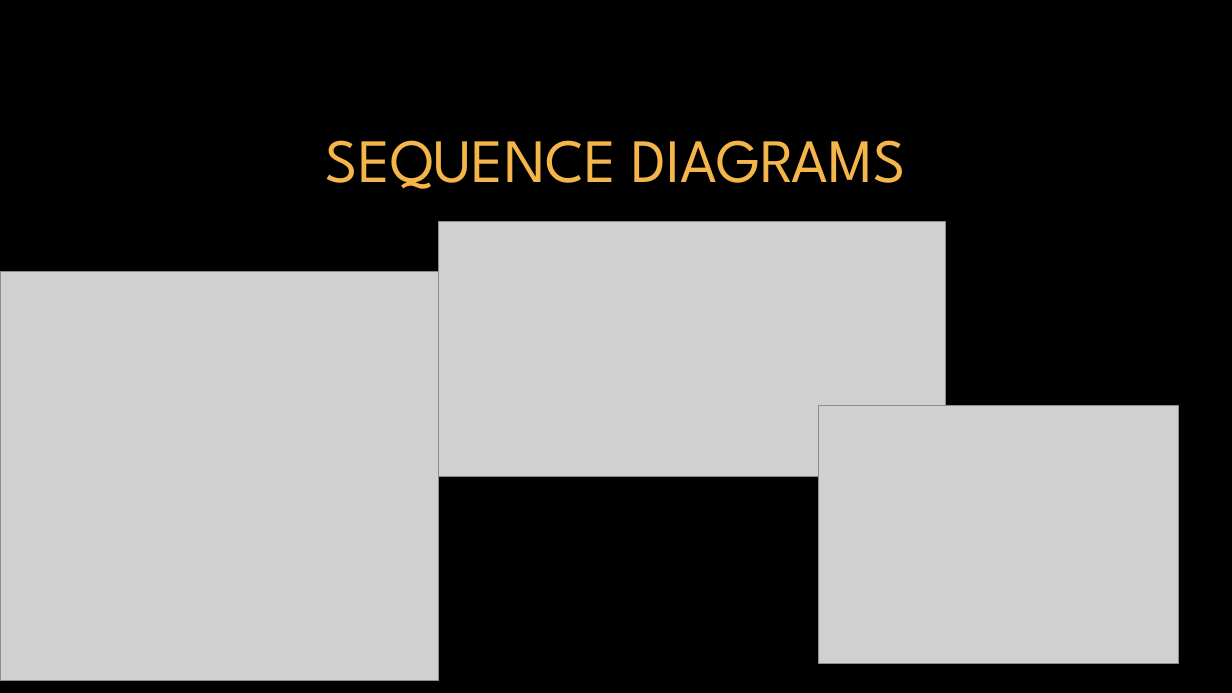
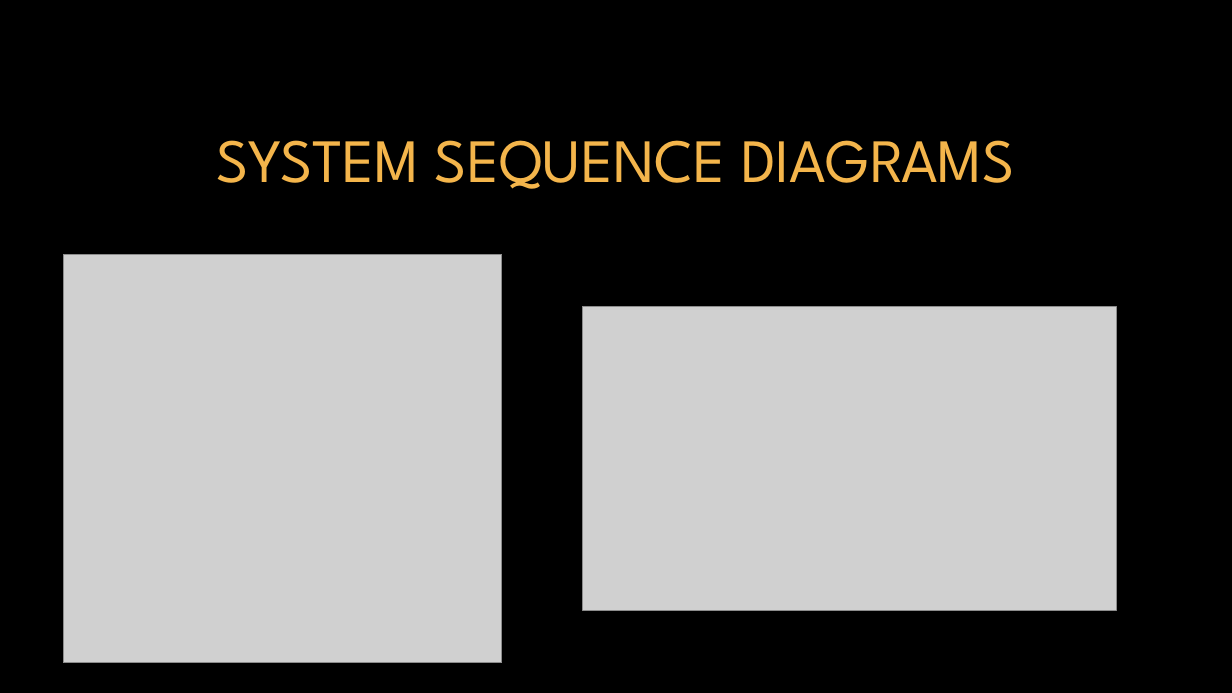
Before and after one commit to LupusOnFire/Dolphin, a slide deck: slide 12 of Report/Svømmehallen fremlæggelse.pptx (slide 11 before the commit). Drawn at 1232x693 pixels with LibreOffice and Linux fonts; fonts in the diff are those of the drawing; grey boxes stand for pictures; background and template pictures are left out. Boxes give left, top, right and bottom in pixels: in the first picture for what was removed or moved away, otherwise in the second. Text is boxed around its words. In the diff, an @@ line names an element or a change of style, - is before the commit and + after.

```diff
--- a/Report/Svømmehallen fremlæggelse.pptx
+++ b/Report/Svømmehallen fremlæggelse.pptx
@@ title at (216, 140, 1015, 189): text changed @@
-SEQUENCE DIAGRAMS
+SYSTEM SEQUENCE DIAGRAMS
@@ picture: place and size @@
-picture at (0, 272, 439, 680)
+picture at (63, 254, 502, 663)
@@ picture: place and size @@
-picture at (439, 222, 945, 477)
+picture at (582, 307, 1116, 611)
@@ picture removed at (819, 406, 1179, 665) @@
```
Also in this commit, not shown: 2 other slides changed, 1 slide added, 1 other file.
